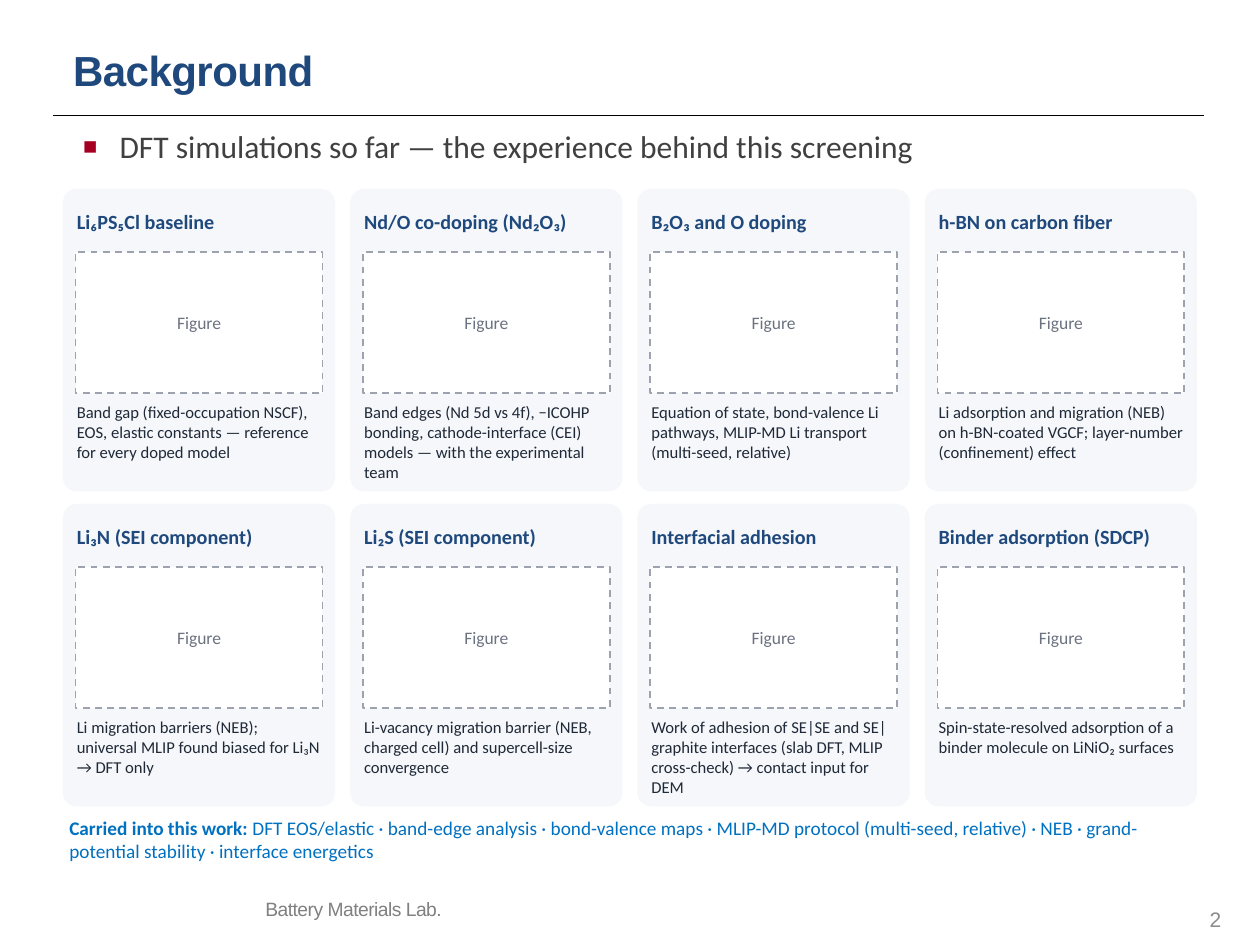
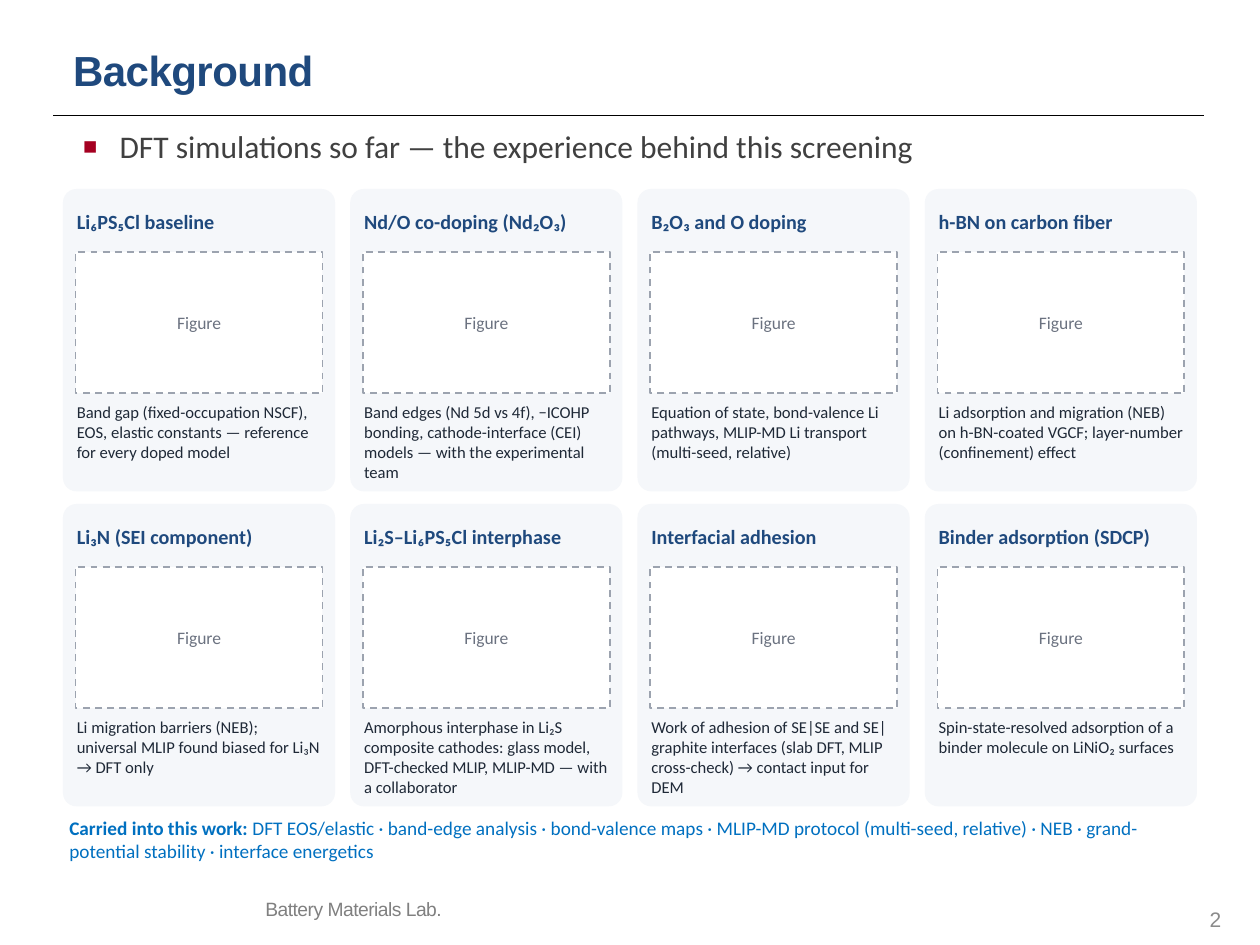
Before and after one commit to yonghoon7153-source/Yonghoon-DEM-DFT, a slide deck: slide 2 of kb/seminars/Research_Seminar_2026_10_13_cascade_progress.pptx. Drawn at 1260x945 pixels with LibreOffice and Linux fonts; fonts in the diff are those of the drawing; background and template pictures are left out. Boxes give left, top, right and bottom in pixels: in the first picture for what was removed or moved away, otherwise in the second. Text is boxed around its words. In the diff, an @@ line names an element or a change of style, - is before the commit and + after.

```diff
--- a/kb/seminars/Research_Seminar_2026_10_13_cascade_progress.pptx
+++ b/kb/seminars/Research_Seminar_2026_10_13_cascade_progress.pptx
@@ text at box(364, 530, 561, 547): text changed @@
-Li₂S (SEI component)
+Li₂S–Li₆PS₅Cl interphase
@@ text at box(364, 721, 607, 793): text changed @@
-Li-vacancy migration barrier (NEB, charged cell) and supercell-size convergence
+Amorphous interphase in Li₂S composite cathodes: glass model, DFT-checked MLIP, MLIP-MD — with a collaborator
```
Also in this commit, not shown: 8 other files.
